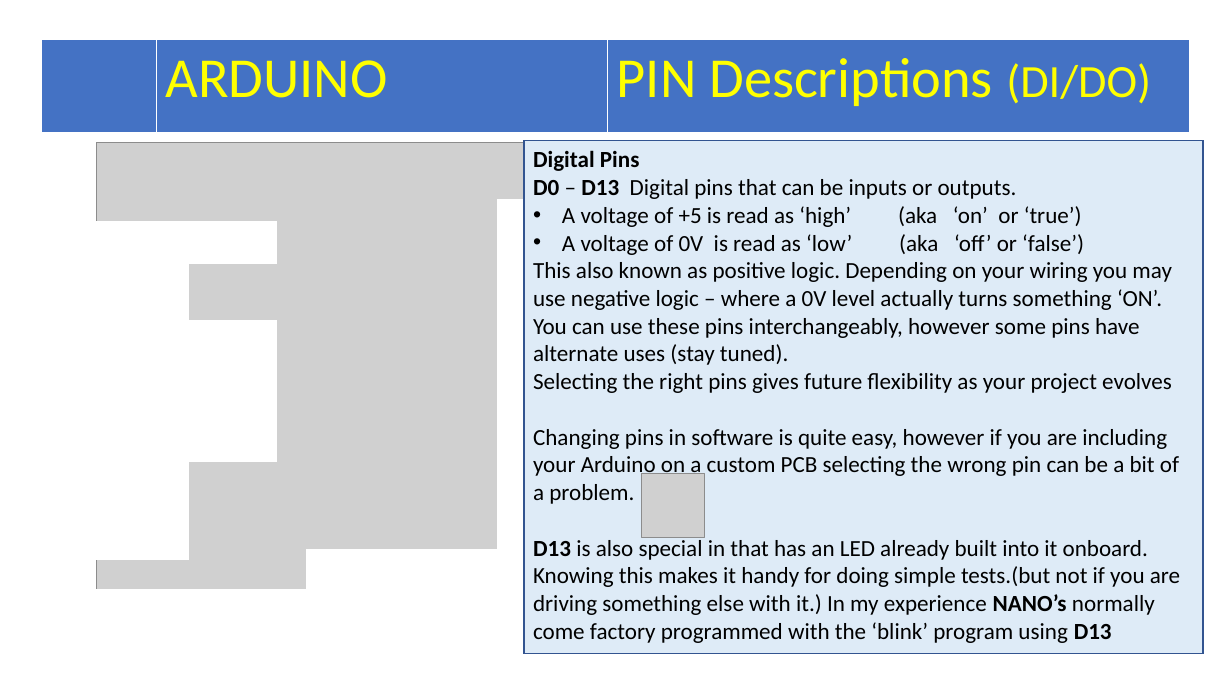
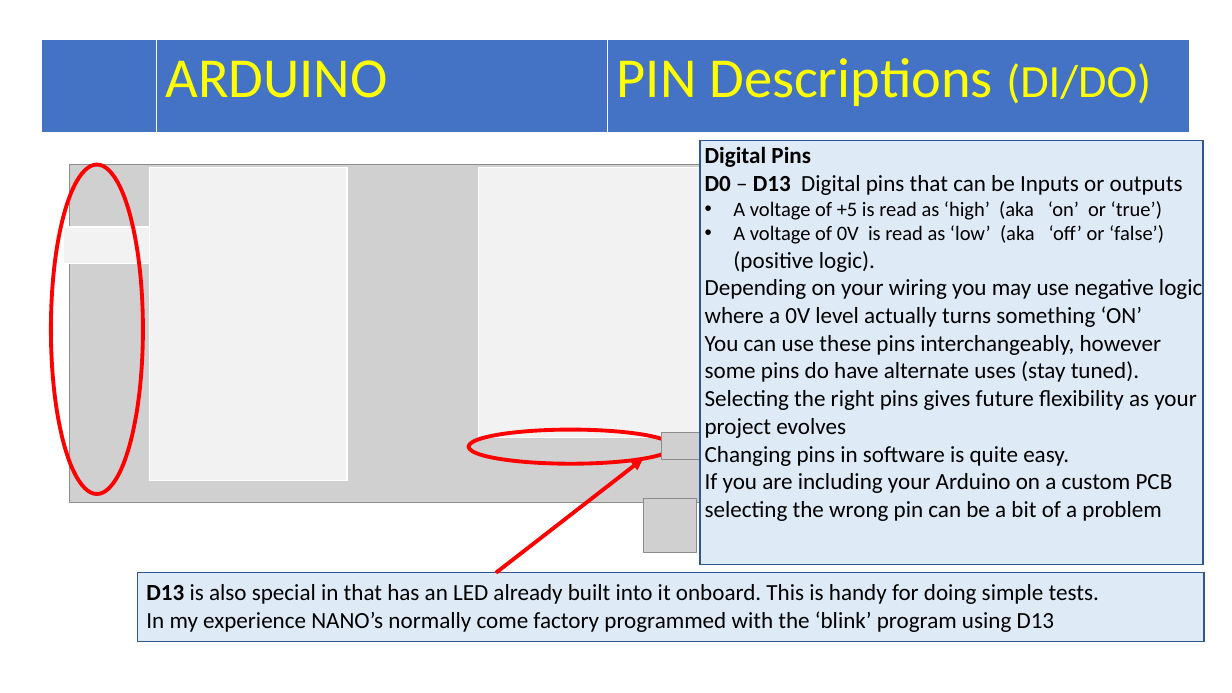
Before and after one commit to Alan-Lomax/MERG-SIG-Presentations, a slide deck: slide 8 of Arduino IO Compendium.pptx. Drawn at 1232x693 pixels with LibreOffice and Linux fonts; fonts in the diff are those of the drawing; grey boxes stand for pictures. Boxes give left, top, right and bottom in pixels: in the first picture for what was removed or moved away, otherwise in the second. Text is boxed around its words. In the diff, an @@ line names an element or a change of style, - is before the commit and + after.

Commit message:
Update Arduino IO Compendium.pptx
Final edits including updating PWM page with results of my servo testing.

```diff
--- a/Arduino IO Compendium.pptx
+++ b/Arduino IO Compendium.pptx
@@ rectangle "Digital Pins": place and size @@
-rectangle "Digital Pins" at box(524, 140, 1203, 653)
+rectangle "Digital Pins" at box(701, 140, 1203, 565)
@@ ellipse added at box(51, 165, 143, 494), outline #FF0000 3 pt @@
@@ picture: place and size @@
-picture at box(96, 143, 616, 664)
+picture at box(69, 165, 761, 502)
@@ rectangle added at box(149, 167, 347, 481), fill #F2F2F2, outline #FFFFFF 1 pt @@
@@ rectangle at box(479, 167, 712, 438): fill #FFFFFF to #F2F2F2 @@
@@ rectangle: place and size @@
-rectangle at box(184, 321, 276, 461)
+rectangle at box(479, 167, 712, 438)
@@ text in rectangle at box(705, 175, 1183, 195): text changed @@
-D0 – D13 Digital pins that can be inputs or outputs.
+D0 – D13 Digital pins that can be Inputs or outputs
@@ text in rectangle at box(733, 201, 1162, 220): size 18 to 16 pt in "A voltage of +5 is read as ..." @@
@@ rectangle: place and size @@
-rectangle at box(96, 222, 276, 262)
+rectangle at box(63, 227, 347, 263)
@@ rectangle at box(63, 227, 347, 263): fill #FFFFFF to #F2F2F2 @@
@@ text in rectangle at box(705, 225, 1202, 521): text changed @@
-• A voltage of 0V is read as ‘low’ (aka ‘off’ or ‘false’)
-This also known as positive logic. Depending on your wiring you may use negative logic – where a 0V level actually turns something ‘ON’.
-You can use these pins interchangeably, however some pins have alternate uses (stay tuned).
-Selecting the right pins gives future flexibility as your project evolves
-Changing pins in software is quite easy, however if you are including your Arduino on a custom PCB selecting the wrong pin can be a bit of a problem.
-D13 is also special in that has an LED already built into it onboard. Knowing this makes it handy for doing simple tests.(but not if you are driving something else with it.) In my experience NANO’s normally come factory programmed with the ‘blink’ program using D13
+• A voltage of 0V is read as ‘low’ (aka ‘off’ or ‘false’) (positive logic).
+Depending on your wiring you may use negative logic where a 0V level actually turns something ‘ON’
+You can use these pins interchangeably, however some pins do have alternate uses (stay tuned). Selecting the right pins gives future flexibility as your project evolves
+Changing pins in software is quite easy.
+If you are including your Arduino on a custom PCB selecting the wrong pin can be a bit of a problem
@@ ellipse added at box(469, 430, 673, 464), outline #FF0000 3 pt @@
@@ picture added at box(662, 433, 708, 459) @@
@@ arrow added from (496, 573) to (643, 458), #FF0000 3 pt @@
@@ picture: place and size @@
-picture at box(641, 474, 705, 538)
+picture at box(643, 499, 697, 553)
@@ group removed at box(96, 200, 624, 674): 4 rectangles @@
@@ rectangle added at box(138, 573, 1204, 641), fill #DEEBF7, outline #325491 1 pt, 18 pt, text #000000 @@
+D13 is also special in that has an LED already built into it onboard. This is handy for doing simple tests.
+In my experience NANO’s normally come factory programmed with the ‘blink’ program using D13
```
Also in this commit, not shown: 19 other slides changed, 1 slide added.
